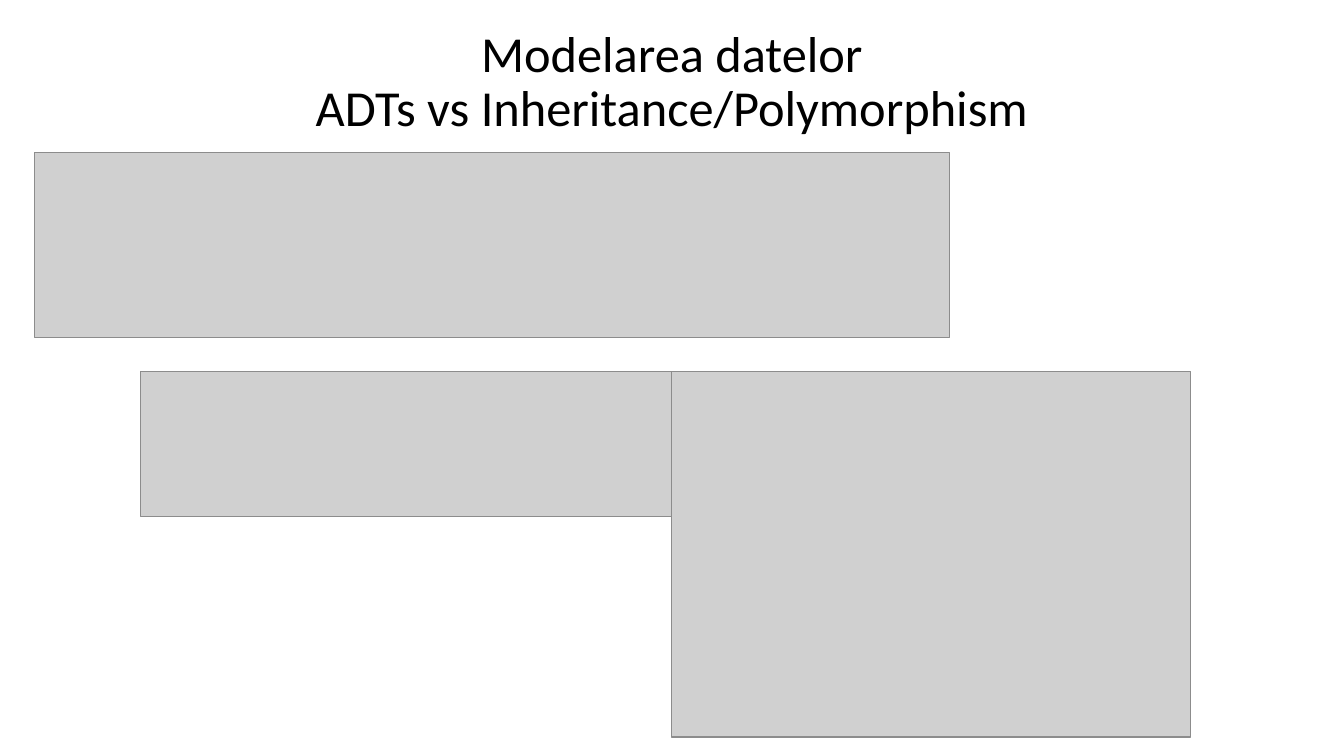
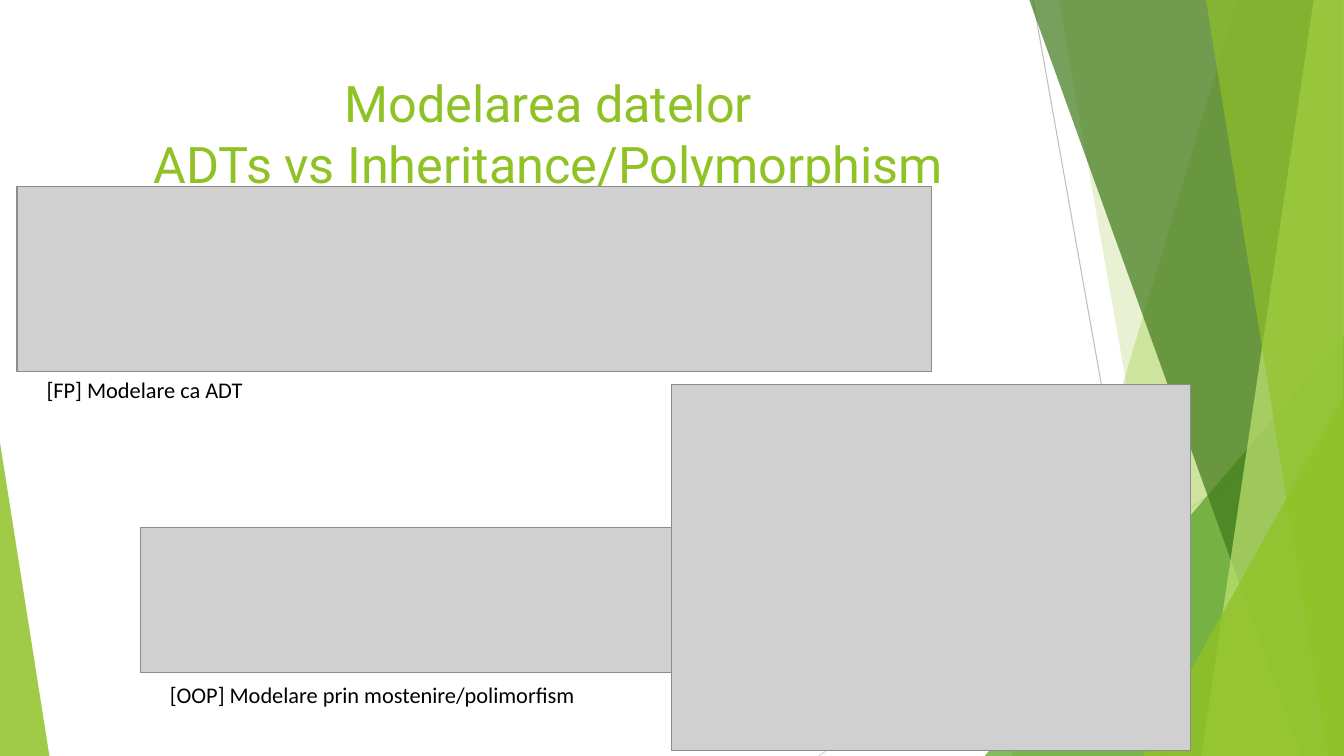
Before and after one commit to robertbutacu/bachelor-degree-work, a slide deck: slide 6 of presentation.pptx (slide 5 before the commit). Drawn at 1344x756 pixels with LibreOffice and Linux fonts; fonts in the diff are those of the drawing; grey boxes stand for pictures. Boxes give left, top, right and bottom in pixels: in the first picture for what was removed or moved away, otherwise in the second. Text is boxed around its words. In the diff, an @@ line names an element or a change of style, - is before the commit and + after.

```diff
--- a/presentation.pptx
+++ b/presentation.pptx
@@ title "Modelarea datelor ADTs vs Inheritance/Polymorphism" moved from (x1=316, y1=37, x2=1028, y2=134) to (x1=154, y1=84, x2=942, y2=194) @@
@@ title "Modelarea datelor ADTs vs Inheritance/Polymorphism" at (x1=154, y1=84, x2=942, y2=194): font Calibri to Roboto, text colour #000000 to #90C226; line spacing 0.9 to 1; vertical alignment middle to top @@
@@ picture moved from (x1=34, y1=152, x2=949, y2=337) to (x1=17, y1=187, x2=932, y2=371) @@
@@ text added at (x1=47, y1=381, x2=242, y2=401), 16 pt, text #000000 @@
+[FP] Modelare ca ADT
@@ picture moved from (x1=673, y1=371, x2=1192, y2=737) to (x1=673, y1=385, x2=1192, y2=751) @@
@@ group added at (x1=0, y1=0, x2=1344, y2=756): 5 freeform shapes, 3 triangles, 2 lines @@
@@ picture moved from (x1=141, y1=371, x2=673, y2=516) to (x1=141, y1=527, x2=673, y2=673) @@
@@ text added at (x1=170, y1=686, x2=574, y2=707), 16 pt, text #000000 @@
+[OOP] Modelare prin mostenire/polimorfism
```
Also in this commit, not shown: 7 other slides changed, 4 slides added, 4 slides removed.
